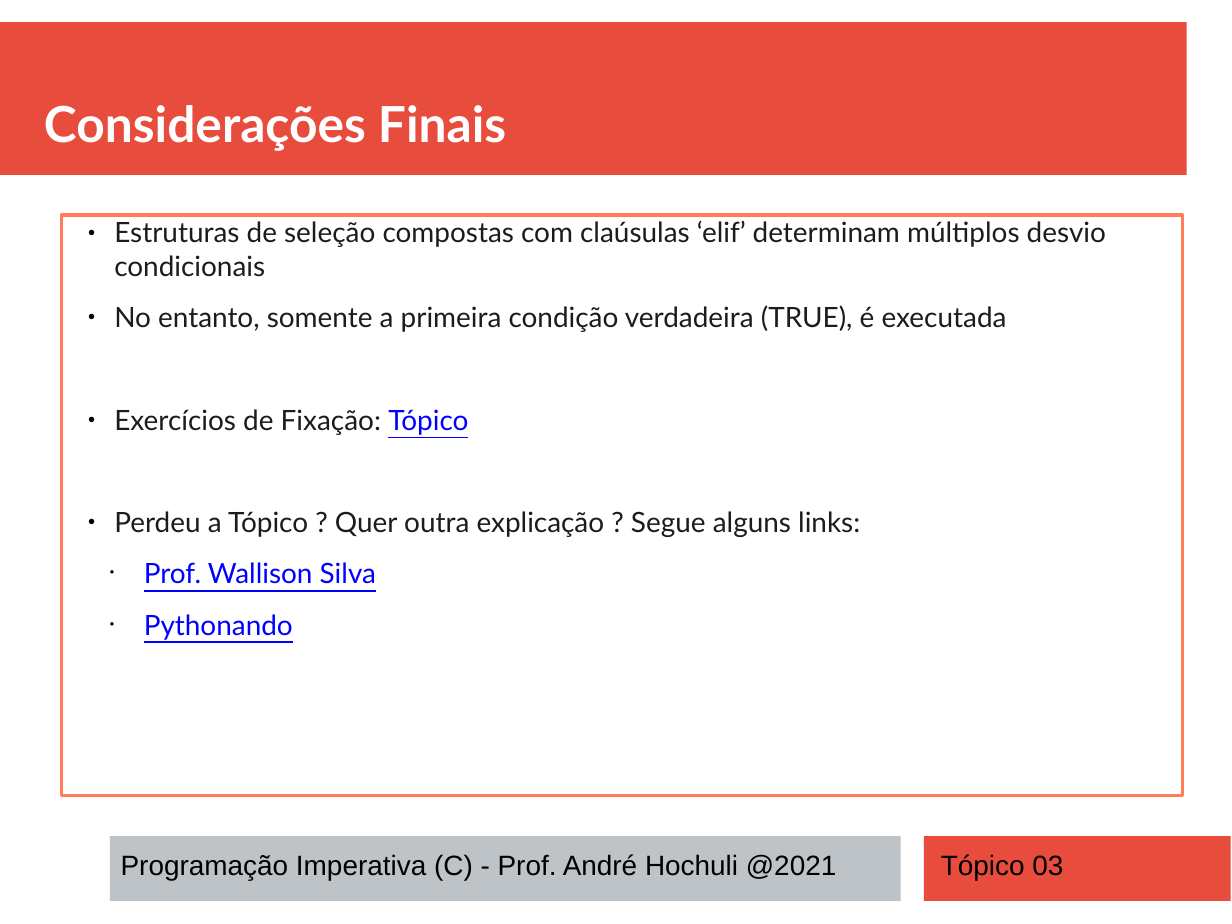
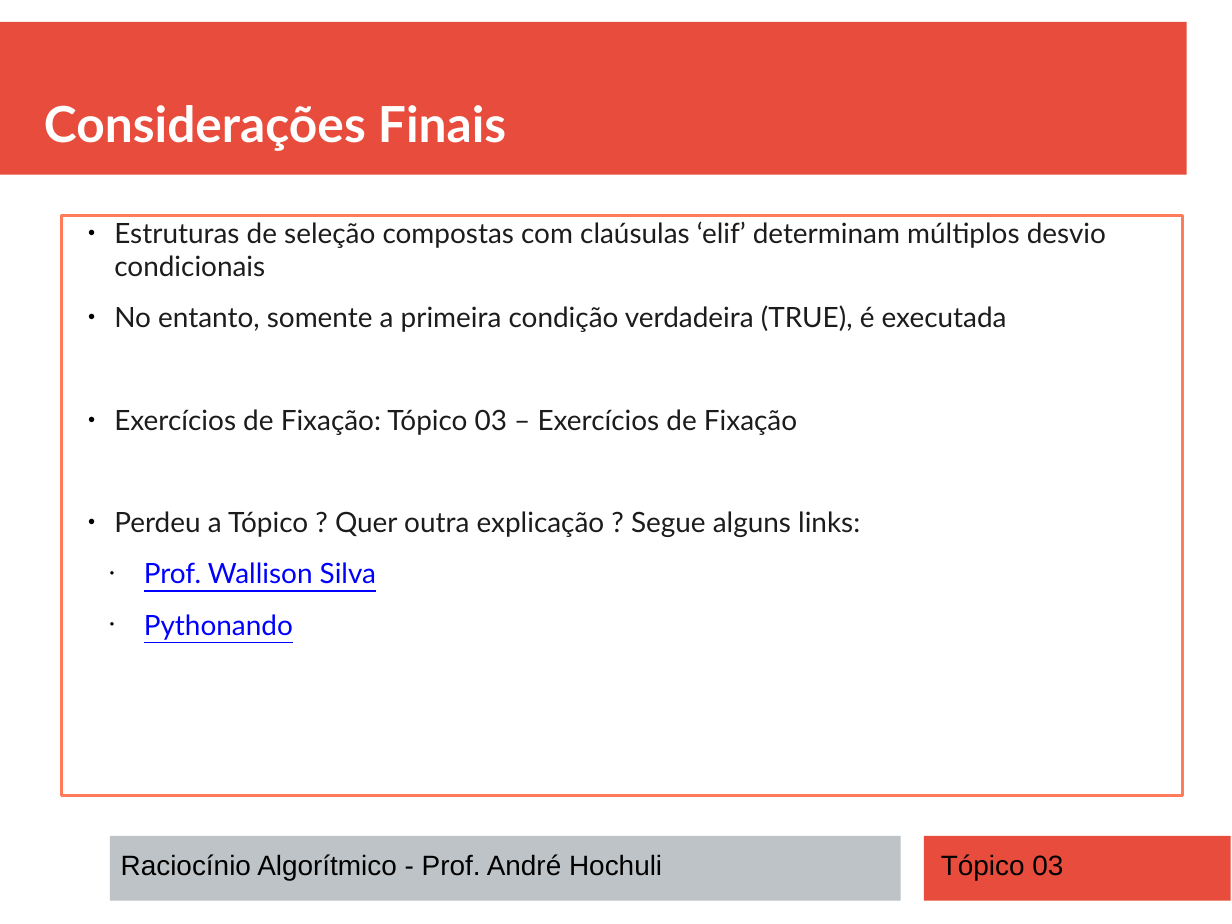
Before and after one commit to andrehochuli/teaching, a slide deck: slide 10 of RaciocinioAlgoritmico/Tópico 03 - Estruturas de Seleção Múltiplas (ELIF)/Tópico 03 - Estruturas de Seleção Múltiplas (ELIF).pptx. Drawn at 1232x924 pixels with LibreOffice and Linux fonts; fonts in the diff are those of the drawing. Boxes give left, top, right and bottom in pixels: in the first picture for what was removed or moved away, otherwise in the second. Text is boxed around its words. In the diff, an @@ line names an element or a change of style, - is before the commit and + after.

```diff
--- a/RaciocinioAlgoritmico/Tópico 03 - Estruturas de Seleção Múltiplas (ELIF)/Tópico 03 - Estruturas de Seleção Múltiplas (ELIF).pptx
+++ b/RaciocinioAlgoritmico/Tópico 03 - Estruturas de Seleção Múltiplas (ELIF)/Tópico 03 - Estruturas de Seleção Múltiplas (ELIF).pptx
@@ text in rectangle at [114, 409, 797, 435]: text changed @@
-  ● Exercícios de Fixação: Tópico
+  ● Exercícios de Fixação: Tópico 03 – Exercícios de Fixação
@@ text at [121, 854, 662, 880]: text changed @@
-Programação Imperativa (C) - Prof. André Hochuli @2021
+Raciocínio Algorítmico - Prof. André Hochuli
```
Also in this commit, not shown: 7 other slides changed, 5 other files.
